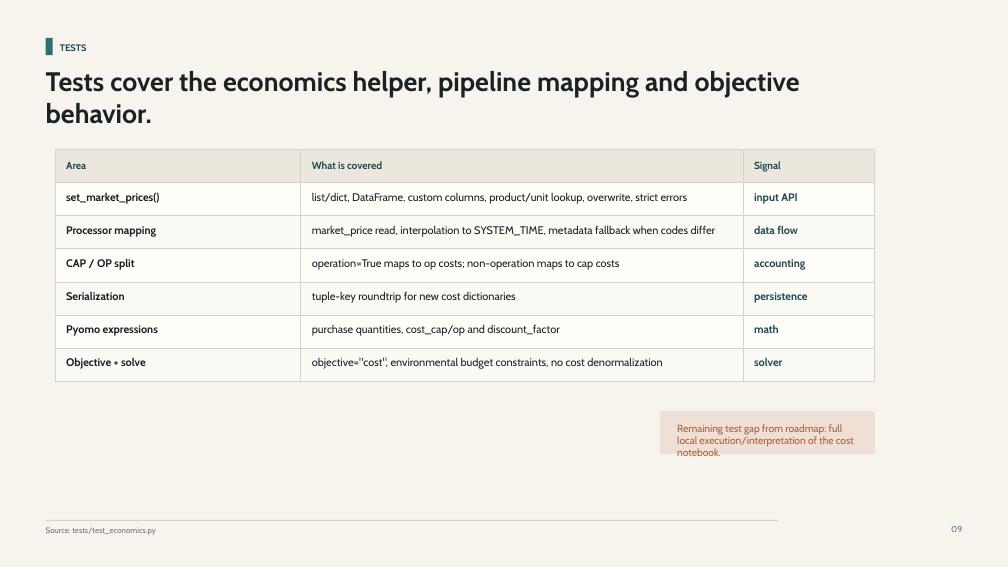
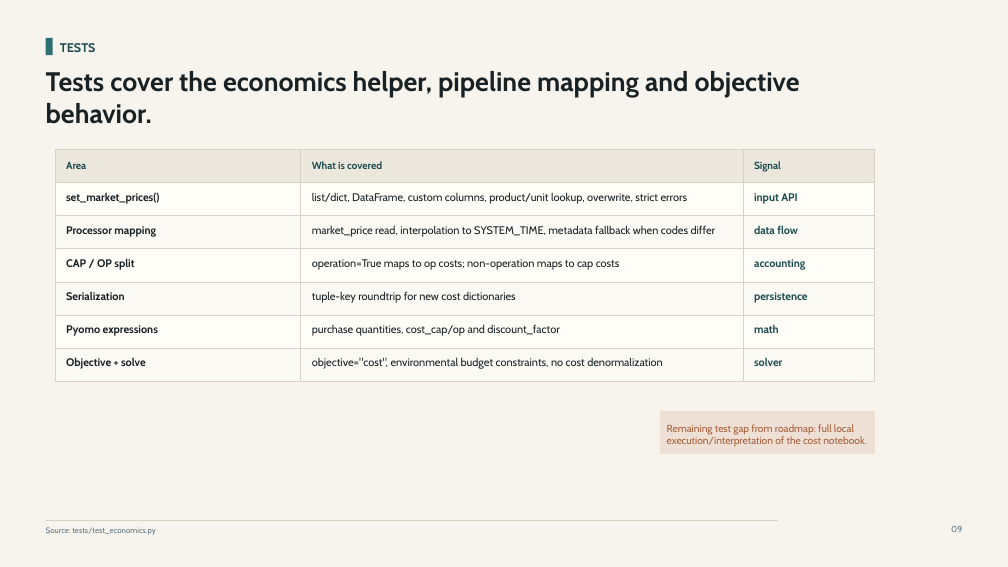
Before and after one commit to langeluca/optimex, a slide deck: slide 9 of outputs/019eb20b-c78d-7562-a3e1-1b44de512a93/presentations/economic-cost-optimization/output/economic-cost-optimization-in-optimex.pptx. Drawn at 1008x567 pixels with LibreOffice and Linux fonts; fonts in the diff are those of the drawing. Boxes give left, top, right and bottom in pixels: in the first picture for what was removed or moved away, otherwise in the second. Text is boxed around its words. In the diff, an @@ line names an element or a change of style, - is before the commit and + after.

Commit message:
update economic cost optimization presentation

```diff
--- a/outputs/019eb20b-c78d-7562-a3e1-1b44de512a93/presentations/economic-cost-optimization/output/economic-cost-optimization-in-optimex.pptx
+++ b/outputs/019eb20b-c78d-7562-a3e1-1b44de512a93/presentations/economic-cost-optimization/output/economic-cost-optimization-in-optimex.pptx
@@ text "TESTS" at box(60, 43, 96, 52): size 9 to 12 pt @@
@@ text "Remaining test gap from roadmap: ..." rewrapped from box(677, 424, 854, 447) to box(667, 424, 866, 447) @@
```
Also in this commit, not shown: 11 other slides changed.
